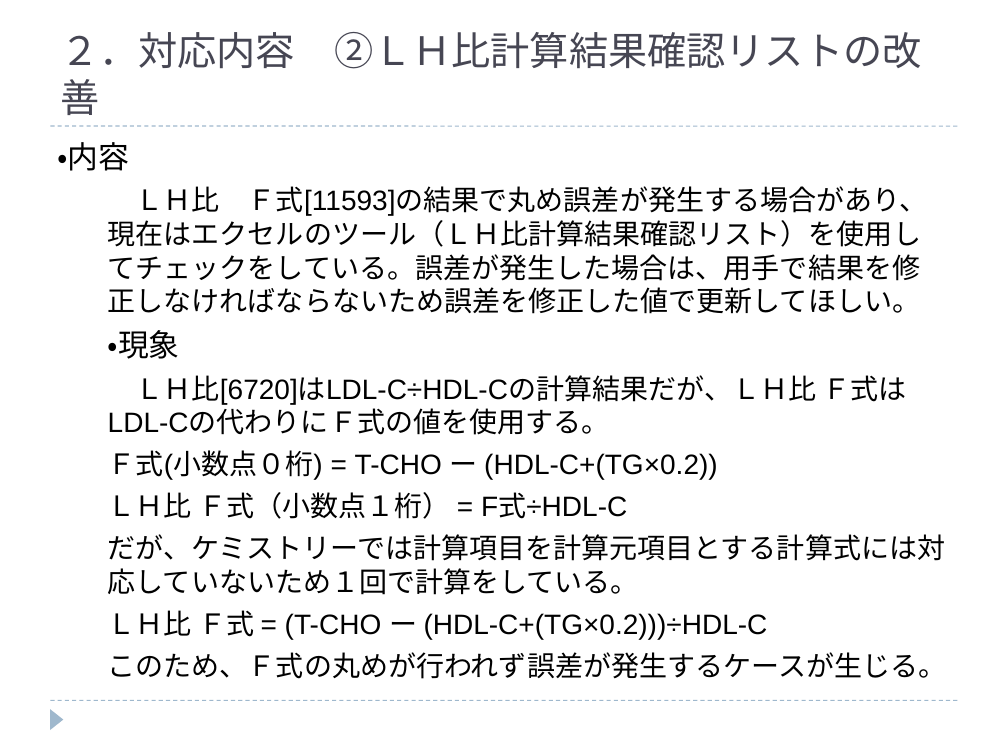
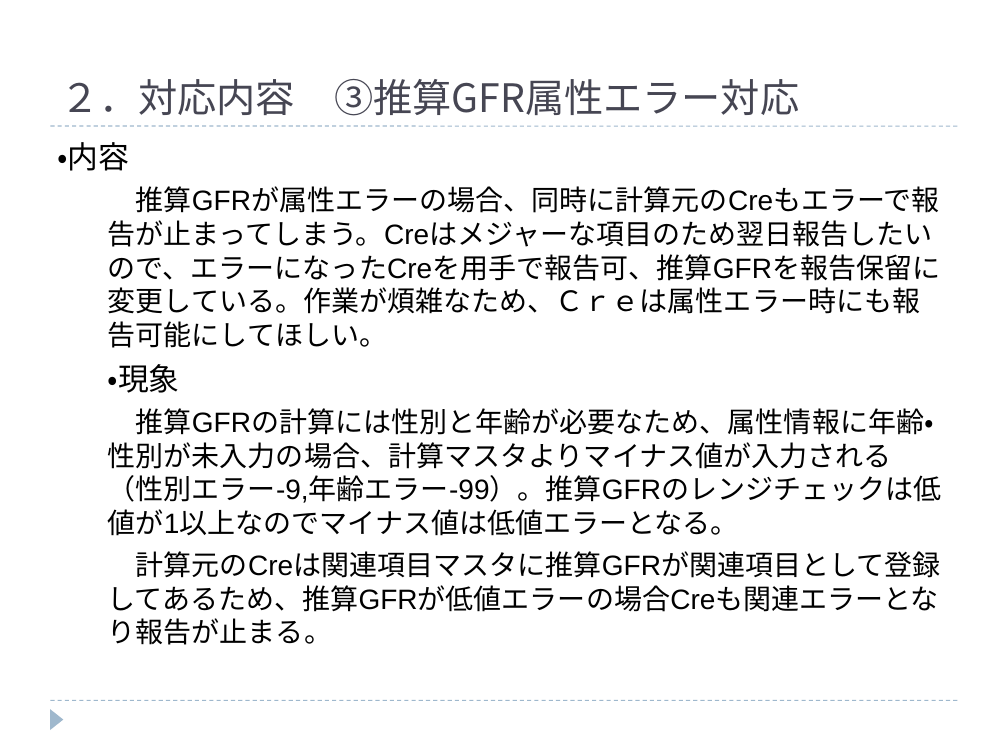
Before and after one commit to hanyutatsuya/Chemistory, a slide deck: slide 8 of 次期システム対応/レビュー2/ケミストリー次期先行対応_20230807.ppt (slide 5 before the commit). Drawn at 1008x756 pixels with LibreOffice and Linux fonts; fonts in the diff are those of the drawing. Boxes give left, top, right and bottom in pixels: in the first picture for what was removed or moved away, otherwise in the second. Text is boxed around its words. In the diff, an @@ line names an element or a change of style, - is before the commit and + after.

Commit message:
Commit 20230806-233642

```diff
--- a/次期システム対応/レビュー2/ケミストリー次期先行対応_20230807.ppt
+++ b/次期システム対応/レビュー2/ケミストリー次期先行対応_20230807.ppt
@@ text at box(60, 79, 799, 116): text changed; font Arial to Noto Sans CJK JP @@
-２．対応内容 ②ＬＨ比計算結果確認リストの改善
+２．対応内容 ③推算GFR属性エラー対応
@@ text at box(108, 186, 941, 348): text changed @@
-  ＬＨ比 Ｆ式[11593]の結果で丸め誤差が発生する場合があり、現在はエクセルのツール（ＬＨ比計算結果確認リスト）を使用してチェックをしている。誤差が発生した場合は、用手で結果を修正しなければならないため誤差を修正した値で更新してほしい。
+  推算GFRが属性エラーの場合、同時に計算元のCreもエラーで報告が止まってしまう。Creはメジャーな項目のため翌日報告したいので、エラーになったCreを用手で報告可、推算GFRを報告保留に変更している。作業が煩雑なため、Ｃｒｅは属性エラー時にも報告可能にしてほしい。
@@ text at box(108, 408, 942, 645): text changed @@
-  ＬＨ比[6720]はLDL-C÷HDL-Cの計算結果だが、ＬＨ比 Ｆ式はLDL-Cの代わりにＦ式の値を使用する。
-  Ｆ式(小数点０桁) = T-CHO ー (HDL-C+(TG×0.2))
-  ＬＨ比 Ｆ式（小数点１桁） = F式÷HDL-C
-  だが、ケミストリーでは計算項目を計算元項目とする計算式には対応していないため１回で計算をしている。
-  ＬＨ比 Ｆ式 = (T-CHO ー (HDL-C+(TG×0.2)))÷HDL-C
-  このため、Ｆ式の丸めが行われず誤差が発生するケースが生じる。
+  推算GFRの計算には性別と年齢が必要なため、属性情報に年齢・性別が未入力の場合、計算マスタよりマイナス値が入力される（性別エラー-9,年齢エラー-99）。推算GFRのレンジチェックは低値が1以上なのでマイナス値は低値エラーとなる。
+  計算元のCreは関連項目マスタに推算GFRが関連項目として登録してあるため、推算GFRが低値エラーの場合Creも関連エラーとなり報告が止まる。
```
Also in this commit, not shown: 6 other slides changed, 2 slides added, 1 slide removed.
